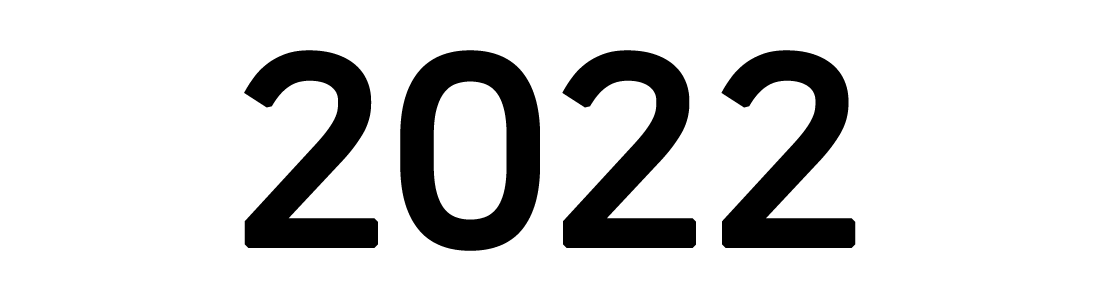
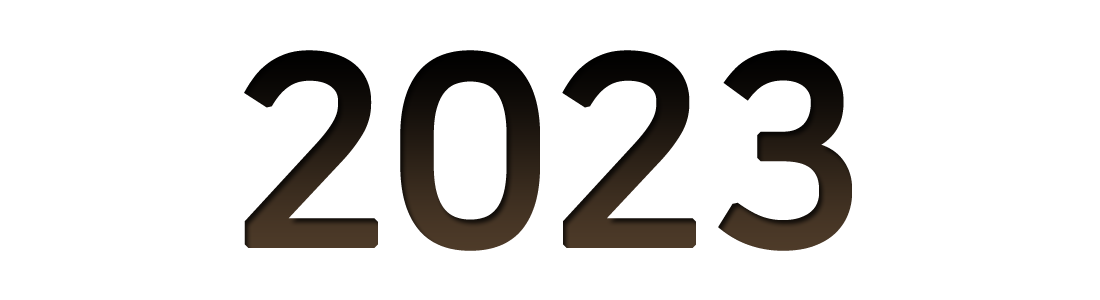
Two versions of the same layered image (1100×300). Layer-by-layer changes:
showed group "effect1" (9 layers) over (x1=244, y1=50, x2=856, y2=251)
added layer "2023 copy 2" in group "effect1" over (x1=244, y1=50, x2=852, y2=251)
hid group "origin" (9 layers) over (x1=244, y1=50, x2=856, y2=251)
hid "2022 copy" over (x1=244, y1=50, x2=856, y2=251)
